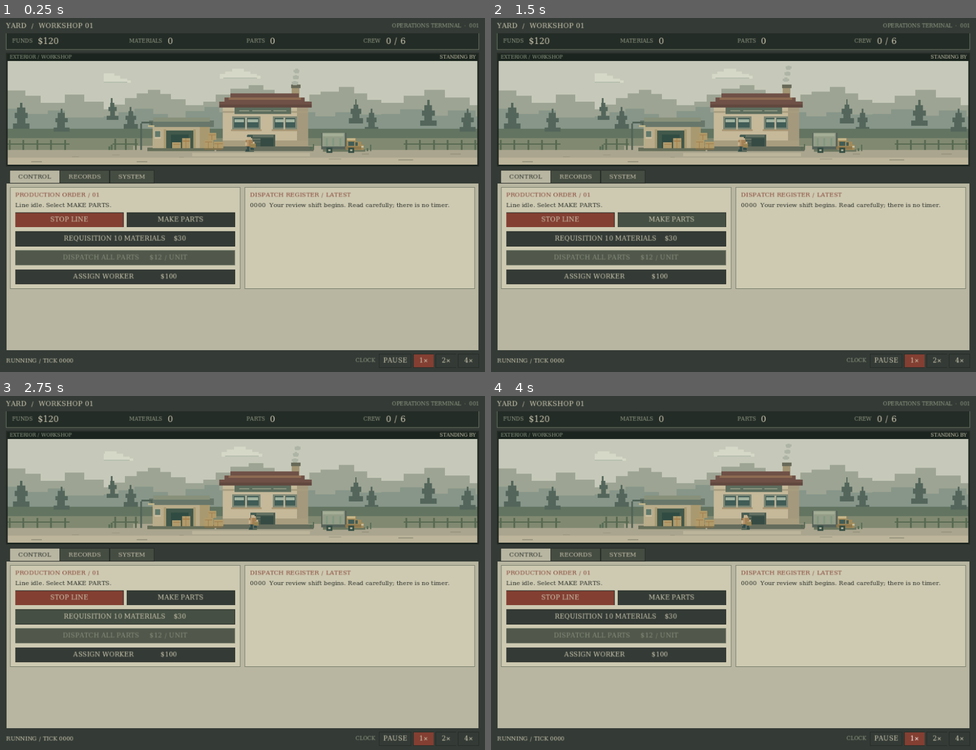
Above: before the commit, frames 1-4 (two rows, left to right).
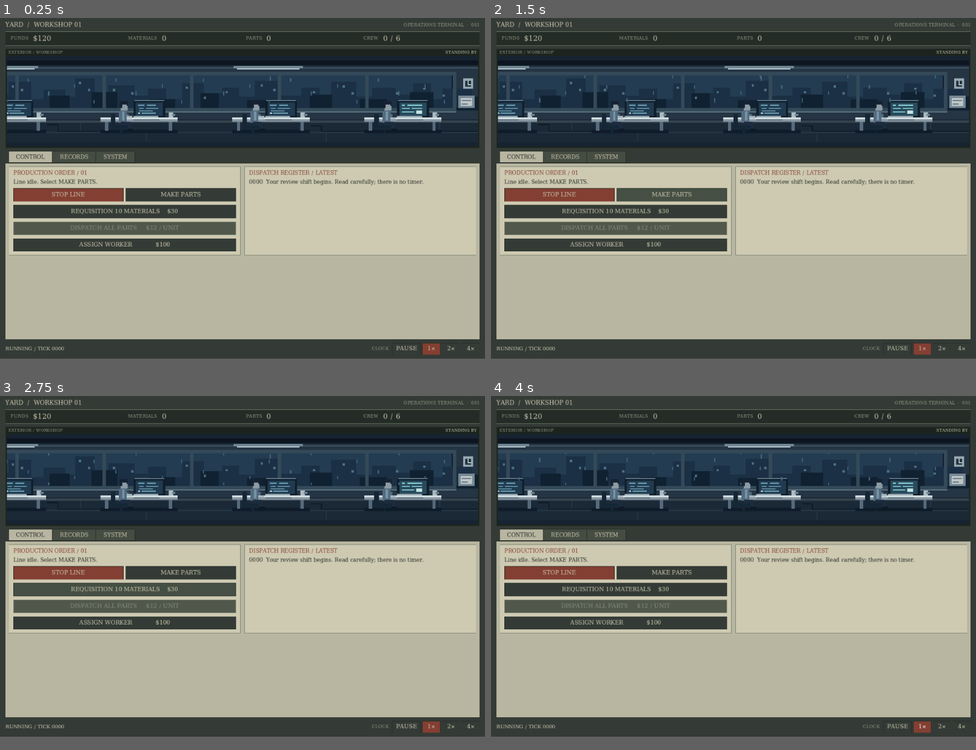
Above: after the commit, the same moments.

Repository: exponent-to/last-review
Game: Godot game, scene res://native/main.tscn
Same seed, same stepped clock (60 frames per second), same inputs: the game is played once before the commit and once after it.
Inputs:
- Up to frame 1 (0.25 s): no input
- Up to frame 2 (1.5 s): click "STOP LINE" at 0.5 s; click "MAKE PARTS" at 1.25 s
- Up to frame 3 (2.75 s): click "REQUISITION 10 MATERIALS $30" at 2 s
- Up to frame 4 (4 s): click "ASSIGN WORKER $100" at 2.75 s; click "1×" at 3.5 s
In our replay, the window is 800x584 before the commit and 800x562 after it. These sizes can differ from the game's own. Grey fills any space a smaller window leaves; there, only what the larger window draws over its background counts as a difference.

The runs differ from the first frame. In frame 1, 50% of the frame differs, in the area x 1-99%, y 1-99%; in frame 2, 50%; in frame 3, 50%; in frame 4, 50%.
Error before the commit: Invalid access to property or key 'speed' on a base object of type 'Dictionary'. (res://native/main.gd:43)

Commit message:
refactor: wire turn-based review career and retire workshop framework

Diff:
--- a/art/cloud.svg
+++ /dev/null
@@ -1,4 +0,0 @@
-<svg xmlns="http://www.w3.org/2000/svg" width="47" height="13" viewBox="0 0 47 13" shape-rendering="crispEdges">
-  <path fill="#d6d8c7" d="M0 8h6V5h8V2h14v3h7v3h8v2h4v3H0z"/>
-  <path fill="#b7bfaf" d="M4 12h39v1H4z"/>
-</svg>
--- a/art/smoke.svg
+++ /dev/null
@@ -1,3 +0,0 @@
-<svg xmlns="http://www.w3.org/2000/svg" width="7" height="5" viewBox="0 0 7 5" shape-rendering="crispEdges">
-  <path fill="#aeb5a6" d="M2 0h3v1h2v3H6v1H1V4H0V1h2z"/>
-</svg>
--- a/art/surroundings.svg
+++ /dev/null
@@ -1,13 +0,0 @@
-<svg xmlns="http://www.w3.org/2000/svg" width="640" height="120" viewBox="0 0 640 120" shape-rendering="crispEdges">
-  <!-- Wide landscape continuation behind the central workshop. -->
-  <path fill="#c6c9b9" d="M0 0h640v120H0z"/>
-  <path fill="#9da493" d="M0 48h24v-5h20v-9h25v6h18v8h28v-9h22v8h23v9h320v-8h26v-8h24v-7h24v9h28v9h24v-5h24v9h10v65H0z"/>
-  <path fill="#879689" d="M0 62h36v-7h28v6h31v-4h20v8h45v-1h320v-3h22v-5h26v7h29v-6h32v7h51v56H0z"/>
-  <path fill="#637461" d="M0 78h640v42H0z"/>
-  <path fill="#818971" d="M0 89h640v31H0z"/>
-  <path fill="#54665b" d="M63 48h3v6h3v6h3v6h-3v6h5v6H55v-6h5v-6h-3v-6h3v-6h3zm47 7h2v5h3v6h3v5h-3v6h5v5H102v-5h4v-6h-2v-5h3v-6h3zm423-10h3v6h3v6h3v6h-3v6h5v6H525v-6h5v-6h-3v-6h3v-6h3zm46 10h2v5h3v5h3v6h-3v5h5v6H571v-6h4v-5h-2v-6h3v-5h3z"/>
-  <path fill="#586951" d="M16 95h104v2H16zM18 91h2v12h-2zm16 0h2v12h-2zm16 0h2v12h-2zm16 0h2v12h-2zm16 0h2v12h-2zm16 0h2v12h-2zm16 0h2v12h-2zM506 95h104v2H506zM508 91h2v12h-2zm16 0h2v12h-2zm16 0h2v12h-2zm16 0h2v12h-2zm16 0h2v12h-2zm16 0h2v12h-2zm16 0h2v12h-2z"/>
-  <path fill="#aaa58e" d="M0 103h640v17H0z"/>
-  <path fill="#bcb49b" d="M0 112h640v8H0z"/>
-  <path fill="#98957e" d="M26 108h14v1H26zm50 8h12v1H76zm47-6h8v1h-8zm377 4h17v1h-17zm60-7h12v1h-12zm45 9h15v1h-15z"/>
-</svg>
--- a/art/worker.svg
+++ /dev/null
@@ -1,25 +0,0 @@
-<svg xmlns="http://www.w3.org/2000/svg" width="32" height="22" viewBox="0 0 32 22" shape-rendering="crispEdges">
-  <!-- Two 16 × 22 frames: idle / left foot, then right foot. -->
-  <g>
-    <path fill="#344d43" d="M3 20h10v1H3z"/>
-    <path fill="#314c49" d="M5 13h3v6H5zm4 0h3v5H9zM4 18h4v2H4zm5-1h4v2H9z"/>
-    <path fill="#a48055" d="M4 7h8v8H4z"/>
-    <path fill="#b3946b" d="M5 7h2v7H5z"/>
-    <path fill="#c5b28f" d="M6 2h5v5H6zM3 10h2v4H3zm9-1h2v4h-2z"/>
-    <path fill="#435b51" d="M5 2h7v2H5zM6 1h5v2H6z"/>
-    <path fill="#354b42" d="M10 4h1v1h-1z"/>
-    <path fill="#998452" d="M9 11h6v5H9z"/>
-    <path fill="#b5a076" d="M10 11h4v1h-4z"/>
-  </g>
-  <g transform="translate(16 0)">
-    <path fill="#344d43" d="M3 20h10v1H3z"/>
-    <path fill="#314c49" d="M5 13h3v5H5zm4 0h3v6H9zM4 17h4v2H4zm5 1h4v2H9z"/>
-    <path fill="#a48055" d="M4 7h8v8H4z"/>
-    <path fill="#b3946b" d="M5 7h2v7H5z"/>
-    <path fill="#c5b28f" d="M6 2h5v5H6zM3 10h2v4H3zm9-1h2v4h-2z"/>
-    <path fill="#435b51" d="M5 2h7v2H5zM6 1h5v2H6z"/>
-    <path fill="#354b42" d="M10 4h1v1h-1z"/>
-    <path fill="#998452" d="M9 11h6v5H9z"/>
-    <path fill="#b5a076" d="M10 11h4v1h-4z"/>
-  </g>
-</svg>
--- a/art/workshop.svg
+++ /dev/null
@@ -1,69 +0,0 @@
-<svg xmlns="http://www.w3.org/2000/svg" width="320" height="120" viewBox="0 0 320 120" shape-rendering="crispEdges">
-  <!-- The scene is drawn on a 320 × 120 integer grid. Flat colors only. -->
-  <path fill="#c6c9b9" d="M0 0h320v120H0z"/>
-  <path fill="#9da493" d="M0 56h11v-6h13v-7h14v-6h13v-4h14v5h12v6h17v7h21v-4h14v-8h17v-7h21v-4h17v5h13v7h16v6h24v-7h13v-4h21v-5h18v7h15v8h16v10h10v65H0z"/>
-  <path fill="#879689" d="M0 64h17v-5h18v-4h22v6h17v4h20v-7h22v-5h17v6h19v6h31v-5h25v-7h22v6h14v5h23v-5h21v3h32v58H0z"/>
-  <!-- Pine line, built from small horizontal tiers. -->
-  <path fill="#54665b" d="M8 43h2v5h2v5h3v5h-2v5h4v5H3v-5h4v-5H5v-5h2v-5h1zm22 10h2v5h2v5h3v5h-2v5h4v5H23v-5h4v-5h-2v-5h3v-5h2zm260-9h2v6h2v5h3v6h-2v5h4v6h-16v-6h4v-5h-2v-6h3v-5h2zm18 11h2v5h2v5h3v6h-2v5h4v6h-16v-6h4v-5h-2v-6h3v-5h2z"/>
-  <path fill="#637461" d="M0 78h320v42H0z"/>
-  <path fill="#818971" d="M0 89h320v31H0z"/>
-  <!-- Yard and road. -->
-  <path fill="#aaa58e" d="M0 103h320v17H0zM34 98h245v7H34z"/>
-  <path fill="#bcb49b" d="M0 112h320v8H0zM102 106h136v4H102z"/>
-  <path fill="#98957e" d="M9 108h9v1H9zm29 8h12v1H38zm49-5h5v1h-5zm173 2h14v1h-14zm38-6h8v1h-8z"/>
-  <!-- Main workshop: cream masonry, weathered brick-red roof. -->
-  <path fill="#656c5c" d="M130 99h112v5H130z"/>
-  <path fill="#a29473" d="M217 29h9v25h-9z"/>
-  <path fill="#686958" d="M216 27h11v4h-11z"/>
-  <path fill="#c5b99a" d="M137 48h99v51h-99z"/>
-  <path fill="#a5997d" d="M223 48h13v51h-13z"/>
-  <path fill="#6f5147" d="M133 47h6v-5h7v-5h79v5h7v5h8v6H133z"/>
-  <path fill="#8d6b52" d="M144 42h84v3h-84z"/>
-  <path fill="#61483f" d="M133 50h107v4H133z"/>
-  <path fill="#a99d7f" d="M137 58h99v2h-99zM137 92h99v7h-99z"/>
-  <!-- Long upper window and hand-painted sign board. -->
-  <path fill="#7b8675" d="M148 64h33v15h-33zm47 0h28v15h-28z"/>
-  <path fill="#415c56" d="M150 66h29v11h-29zm47 0h24v11h-24z"/>
-  <path fill="#a2b3a0" d="M151 67h11v4h-11zm15 0h12v4h-12zm32 0h9v4h-9zm12 0h10v4h-10z"/>
-  <path fill="#bdb498" d="M163 65h2v14h-2zm44 0h2v14h-2z"/>
-  <path fill="#a99673" d="M147 79h35v2h-35zm47 0h30v2h-30z"/>
-  <path fill="#5d6d5d" d="M151 54h65v7h-65z"/>
-  <path fill="#b8b99d" d="M156 57h12v1h-12zm15 0h22v1h-22zm25 0h15v1h-15z"/>
-  <path fill="#4a5c51" d="M169 85h29v14h-29z"/>
-  <path fill="#697566" d="M171 86h25v2h-25zm0 4h25v1h-25zm0 3h25v1h-25z"/>
-  <path fill="#364b43" d="M181 89h15v10h-15z"/>
-  <!-- Low packing shed with an open loading bay. -->
-  <path fill="#666e59" d="M50 100h78v4H50z"/>
-  <path fill="#b8ac8a" d="M56 73h66v28H56z"/>
-  <path fill="#a89970" d="M111 73h11v28h-11z"/>
-  <path fill="#68776a" d="M52 69h75v7H52z"/>
-  <path fill="#88907a" d="M57 65h65v5H57z"/>
-  <path fill="#41584b" d="M72 80h31v21H72z"/>
-  <path fill="#304b42" d="M77 85h21v16H77z"/>
-  <path fill="#a89970" d="M69 79h3v22h-3zm34 0h3v22h-3z"/>
-  <path fill="#c9bea0" d="M58 80h8v10h-8z"/>
-  <path fill="#61796b" d="M59 81h6v7h-6z"/>
-  <path fill="#b09a6b" d="M79 94h10v7H79zm11-5h10v12H90z"/>
-  <path fill="#a7814d" d="M80 96h8v1h-8zm11-4h8v1h-8zm3-3h1v12h-1z"/>
-  <!-- Pole light, crates and fence add small foreground silhouettes. -->
-  <path fill="#526358" d="M42 72h2v31h-2zm1-2h12v2H43zm11 0h2v5h-2z"/>
-  <path fill="#bfb48b" d="M51 74h7v2h-7z"/>
-  <path fill="#586951" d="M10 95h29v2H10zm2-5h2v13h-2zm12 0h2v13h-2zm12 0h2v13h-2z"/>
-  <path fill="#7d704e" d="M116 99h21v4h-21z"/>
-  <path fill="#b19a69" d="M116 91h10v10h-10zm11 2h11v8h-11zm-7-10h10v8h-10z"/>
-  <path fill="#a17d4d" d="M117 93h8v1h-8zm4-8h8v1h-8zm7 10h9v1h-9zm-8-2h1v8h-1zm4-8h1v6h-1zm7 10h1v6h-1z"/>
-  <!-- Delivery truck. -->
-  <path fill="#6b755f" d="M253 102h49v3h-49z"/>
-  <path fill="#57645b" d="M251 83h29v19h-29z"/>
-  <path fill="#939d87" d="M252 83h26v16h-26z"/>
-  <path fill="#a4ad95" d="M253 84h24v3h-24z"/>
-  <path fill="#819780" d="M256 89h2v9h-2zm8 0h2v9h-2zm8 0h2v9h-2z"/>
-  <path fill="#a38b59" d="M280 89h11v4h6v4h3v6h-20z"/>
-  <path fill="#c6b588" d="M281 89h9v3h-9z"/>
-  <path fill="#415c56" d="M282 93h7v5h-7zm8 1h3v4h-3z"/>
-  <path fill="#8e784d" d="M279 99h18v3h-18z"/>
-  <path fill="#344d43" d="M257 100h7v6h-7zm25 0h7v6h-7z"/>
-  <path fill="#aeb09a" d="M259 102h3v2h-3zm25 0h3v2h-3z"/>
-  <path fill="#c8c0a0" d="M297 98h3v2h-3z"/>
-  <path fill="#566c54" d="M5 99h2v4H5zm3-2h2v6H8zm230 2h2v4h-2zm3-3h2v7h-2zm62 5h2v3h-2zm4-4h2v7h-2z"/>
-</svg>
--- a/content/rules.json
+++ b/content/rules.json
@@ -227,21 +227,21 @@
     "id": "A03",
     "category": "Automation",
     "title": "Treat recommendations as advice",
-    "text": "Model approval is advisory and cannot waive any other active rule. Apply the same standards to machine-authored changes.",
+    "text": "A model recommendation is advice to you, never a waiver of other active rules. This is review guidance, not an additional code defect to cite.",
     "introduced_day": 2
   },
   {
     "id": "A04",
     "category": "Automation",
     "title": "Separate author and approver",
-    "text": "A machine-authored PR requires an independent human review. The authoring model cannot supply its own approval.",
+    "text": "Approval systems must require independent human review for machine-authored PRs. The authoring model cannot supply its own approval.",
     "introduced_day": 3
   },
   {
     "id": "A05",
     "category": "Automation",
     "title": "Protect the human review gate",
-    "text": "Disabling the required-human-review gate requires a signed governance exemption included in the packet. Deadline pressure is not an exemption.",
+    "text": "Changing required_human_review from true to false requires a signed governance exemption included in the packet. Deadline pressure is not an exemption.",
     "introduced_day": 3
   },
   {
--- a/native/clock.gd
+++ /dev/null
@@ -1,18 +0,0 @@
-extends RefCounted
-## Converts frame time to whole simulation ticks. Rules never depend on FPS.
-
-var remainder: float = 0.0
-
-func consume(elapsed: float, speed: int) -> int:
-	if speed == 0:
-		remainder = 0.0
-		return 0
-	if not is_finite(elapsed) or elapsed <= 0.0:
-		return 0
-	remainder += minf(elapsed, 1.0) * speed
-	var ticks: int = int(floor(remainder))
-	remainder -= ticks
-	return ticks
-
-func reset() -> void:
-	remainder = 0.0
--- a/native/main.gd
+++ b/native/main.gd
@@ -3,17 +3,15 @@
 const Simulation = preload("res://native/simulation.gd")
 const SaveStore = preload("res://native/save_store.gd")
 const GameInterface = preload("res://native/interface.gd")
-const WorkshopScene = preload("res://native/workshop_scene.gd")
-const Clock = preload("res://native/clock.gd")
+const OfficeScene = preload("res://native/office_scene.gd")
 
 var state: Dictionary = {}
-var clock = Clock.new()
 var interface: GameInterface
-var scenery: WorkshopScene
-var focused: bool = true
+var scenery: OfficeScene
+var motion_enabled: bool = true
 
 func _ready() -> void:
-	get_window().min_size = Vector2i(960, 720)
+	get_window().min_size = Vector2i(1120, 800)
 	state = Simulation.initial_state()
 	interface = GameInterface.new()
 	interface.set_anchors_and_offsets_preset(Control.PRESET_FULL_RECT)
@@ -23,29 +21,19 @@
 	interface.load_requested.connect(_on_load)
 	interface.reset_requested.connect(_on_reset)
 	interface.motion_changed.connect(_on_motion)
-	scenery = WorkshopScene.new()
+	scenery = OfficeScene.new()
 	interface.scene_host.add_child(scenery)
 	scenery.set_anchors_and_offsets_preset(Control.PRESET_FULL_RECT)
 	_render()
 	get_window().focus_exited.connect(_on_focus_exited)
 	get_window().focus_entered.connect(_on_focus_entered)
 
-func _process(delta: float) -> void:
-	if not focused or state.is_empty():
-		return
-	var ticks: int = clock.consume(delta, int(state.speed))
-	if ticks > 0:
-		state = Simulation.advance(state, ticks)
-		_render()
-
 func _render() -> void:
 	interface.render_state(state)
-	scenery.set_working(state.speed > 0 and state.production == "parts" and state.materials > 0)
+	scenery.set_story(int(state.day), int(state.autonomy))
 
 func _on_command(command: Dictionary) -> void:
 	state = Simulation.dispatch(state, command)
-	if command.get("type") == "set-speed":
-		clock.reset()
 	_render()
 
 func _on_save() -> void:
@@ -58,24 +46,23 @@
 		interface.notify(str(result.error), true)
 		return
 	state = result.state
-	clock.reset()
 	_render()
 	interface.notify(str(result.error) if not str(result.get("error", "")).is_empty() else "Saved game loaded.")
 
 func _on_reset() -> void:
 	state = Simulation.initial_state()
-	clock.reset()
 	_render()
-	interface.notify("New workshop started. Your last save remains available.")
+	interface.notify("New review career started. Your last save remains available.")
 
 func _on_motion(enabled: bool) -> void:
+	motion_enabled = enabled
 	if is_instance_valid(scenery):
 		scenery.set_motion(enabled)
 
 func _on_focus_exited() -> void:
-	focused = false
-	clock.reset()
+	if is_instance_valid(scenery):
+		scenery.set_motion(false)
 
 func _on_focus_entered() -> void:
-	focused = true
-	clock.reset()
+	if is_instance_valid(scenery):
+		scenery.set_motion(motion_enabled)
--- a/native/main.tscn
+++ b/native/main.tscn
@@ -2,5 +2,5 @@
 
 [ext_resource type="Script" path="res://native/main.gd" id="1_main"]
 
-[node name="Yard" type="Node"]
+[node name="LastReview" type="Node"]
 script = ExtResource("1_main")
--- a/native/workshop_scene.gd
+++ /dev/null
@@ -1,121 +0,0 @@
-extends Control
-## Decorative pixel workshop. Game rules and simulation time belong to the host.
-
-const SOURCE_SIZE := Vector2(320.0, 120.0)
-const ASSET_SIZES := {
-	"surroundings": Vector2i(640, 120),
-	"workshop": Vector2i(320, 120),
-	"cloud": Vector2i(47, 13),
-	"smoke": Vector2i(7, 5),
-	"worker": Vector2i(32, 22),
-}
-
-var _textures: Dictionary = {}
-var _motion := true
-var _working := true
-var _elapsed := 0.0
-var _asset_error := false
-
-
-func _init() -> void:
-	custom_minimum_size = SOURCE_SIZE * 2.0
-	size_flags_horizontal = Control.SIZE_EXPAND_FILL
-	texture_filter = CanvasItem.TEXTURE_FILTER_NEAREST
-	mouse_filter = Control.MOUSE_FILTER_IGNORE
-	clip_contents = true
-
-
-func _ready() -> void:
-	for asset_name: String in ASSET_SIZES:
-		var source_path := "res://art/%s.svg" % asset_name
-		var source := FileAccess.get_file_as_string(source_path)
-		if source.is_empty():
-			_fail_asset(source_path, "missing or empty SVG")
-			return
-		var image := Image.new()
-		var error := image.load_svg_from_string(source, 1.0)
-		if error != OK or image.get_size() != ASSET_SIZES[asset_name]:
-			_fail_asset(source_path, "SVG decode failed or source size changed")
-			return
-		_textures[asset_name] = ImageTexture.create_from_image(image)
-	resized.connect(queue_redraw)
-	visibility_changed.connect(_sync_processing)
-	_sync_processing()
-	queue_redraw()
-
-
-func set_motion(enabled: bool) -> void:
-	_motion = enabled
-	_sync_processing()
-	queue_redraw()
-
-
-func set_working(enabled: bool) -> void:
-	_working = enabled
-	queue_redraw()
-
-
-func _sync_processing() -> void:
-	set_process(_motion and not _asset_error and is_visible_in_tree())
-
-
-func _process(delta: float) -> void:
-	if get_window().mode == Window.MODE_MINIMIZED:
-		return
-	# Never catch up decorative time after a stalled or minimized window.
-	_elapsed += minf(delta, 0.1)
-	queue_redraw()
-
-
-func _draw() -> void:
-	draw_rect(Rect2(Vector2.ZERO, size), Color("818971"))
-	if _asset_error:
-		draw_string(get_theme_default_font(), Vector2(16, 28),
-			"Workshop illustration could not be loaded.", HORIZONTAL_ALIGNMENT_LEFT,
-			-1, 16, Color("304b42"))
-		return
-	if _textures.size() != ASSET_SIZES.size():
-		return
-
-	# Integer scaling keeps each source pixel square. Center any letterboxing.
-	var fit := minf(size.x / SOURCE_SIZE.x, size.y / SOURCE_SIZE.y)
-	var pixel_scale := floorf(fit) if fit >= 1.0 else fit
-	if pixel_scale <= 0.0:
-		return
-	var offset := ((size - SOURCE_SIZE * pixel_scale) * 0.5).floor()
-	draw_set_transform(offset, 0.0, Vector2.ONE * pixel_scale)
-	draw_texture(_textures["surroundings"], Vector2(-160, 0))
-	draw_texture(_textures["workshop"], Vector2.ZERO)
-
-	var cloud_x := floorf(fposmod(_elapsed * 1.4 + 31.0, 367.0)) - 47.0
-	_draw_cloud(cloud_x, 12.0)
-	cloud_x = floorf(fposmod(_elapsed * 0.8 + 181.0, 367.0)) - 47.0
-	_draw_cloud(cloud_x, 7.0)
-	if _working:
-		for index in range(3):
-			var rise := fposmod(_elapsed * 3.0 + index * 7.0, 21.0)
-			draw_texture(_textures["smoke"],
-				Vector2(217.0 + floorf(rise / 5.0), 23.0 - floorf(rise)))
-
-	var worker_frame := int(floorf(_elapsed * 3.0)) % 2 if _working and _motion else 0
-	var worker_x := 153.0 + floorf((sin(_elapsed * 0.28) + 1.0) * 7.0) if _working else 160.0
-	draw_texture_rect_region(_textures["worker"], Rect2(worker_x, 84, 16, 22),
-		Rect2(worker_frame * 16, 0, 16, 22))
-	draw_set_transform(Vector2.ZERO)
-
-
-func _draw_cloud(x: float, y: float) -> void:
-	# Crop at the artwork edge so clouds cannot drift into the letterbox.
-	var left := maxf(x, 0.0)
-	var width := minf(x + 47.0, SOURCE_SIZE.x) - left
-	if width > 0.0:
-		draw_texture_rect_region(_textures["cloud"], Rect2(left, y, width, 13),
-			Rect2(left - x, 0, width, 13))
-
-
-func _fail_asset(path: String, reason: String) -> void:
-	_asset_error = true
-	_textures.clear()
-	set_process(false)
-	push_error("Workshop scene: %s (%s)" % [path, reason])
-	queue_redraw()
--- a/project.godot
+++ b/project.godot
@@ -2,18 +2,18 @@
 config_version=5
 
 [application]
-config/name="Yard"
+config/name="Last Review"
 run/main_scene="res://native/main.tscn"
 config/features=PackedStringArray("4.7", "GL Compatibility")
-config/description="A native menu-driven simulation framework."
-config/version="0.1.0"
+config/description="A software engineering life sim at the edge of automation."
+config/version="0.2.0"
 config/icon="res://art/app-icon.svg"
 
 [display]
-window/size/viewport_width=1120
-window/size/viewport_height=820
-window/size/window_width_override=1120
-window/size/window_height_override=820
+window/size/viewport_width=1280
+window/size/viewport_height=900
+window/size/window_width_override=1280
+window/size/window_height_override=900
 window/stretch/mode="canvas_items"
 
 [rendering]
@@ -22,4 +22,4 @@
 textures/default_filters/use_nearest_mipmap_filter=false
 textures/vram_compression/import_etc2_astc=true
 textures/vram_compression/import_s3tc_bptc=true
-environment/defaults/default_clear_color=Color(0.965, 0.957, 0.925, 1)
+environment/defaults/default_clear_color=Color(0.06, 0.08, 0.13, 1)
--- a/tests/test_clock.gd
+++ /dev/null
@@ -1,33 +0,0 @@
-extends SceneTree
-
-const Clock = preload("res://native/clock.gd")
-
-func _initialize() -> void:
-	var slow = Clock.new()
-	var fast = Clock.new()
-	var slow_ticks: int = 0
-	var fast_ticks: int = 0
-	for index in range(20):
-		slow_ticks += slow.consume(0.1, 1)
-	for index in range(100):
-		fast_ticks += fast.consume(0.02, 1)
-	# Floating-point frame sums need not land exactly on a tick boundary.
-	slow_ticks += slow.consume(0.000001, 1)
-	fast_ticks += fast.consume(0.000001, 1)
-	if slow_ticks != 2 or fast_ticks != slow_ticks:
-		push_error("Frame rates produced different tick counts")
-		quit(1)
-		return
-	var clock = Clock.new()
-	if clock.consume(0.25, 4) != 1 or clock.consume(20.0, 0) != 0:
-		push_error("Speed or pause timing failed")
-		quit(1)
-		return
-	clock.consume(0.9, 1)
-	clock.reset()
-	if clock.consume(0.1, 1) != 0 or clock.consume(60.0, 2) != 2:
-		push_error("Clock reset or long-frame bound failed")
-		quit(1)
-		return
-	print("Clock checks passed")
-	quit(0)
Not shown, removed: art/cloud.svg.import
Not shown, removed: art/smoke.svg.import
Not shown, removed: art/surroundings.svg.import
Not shown, removed: art/worker.svg.import
Not shown, removed: art/workshop.svg.import
Not shown, changed: export_presets.cfg
Not shown, removed: native/clock.gd.uid
Not shown, removed: native/workshop_scene.gd.uid
Not shown, removed: tests/test_clock.gd.uid
Not shown, changed: scripts/build-macos.sh
